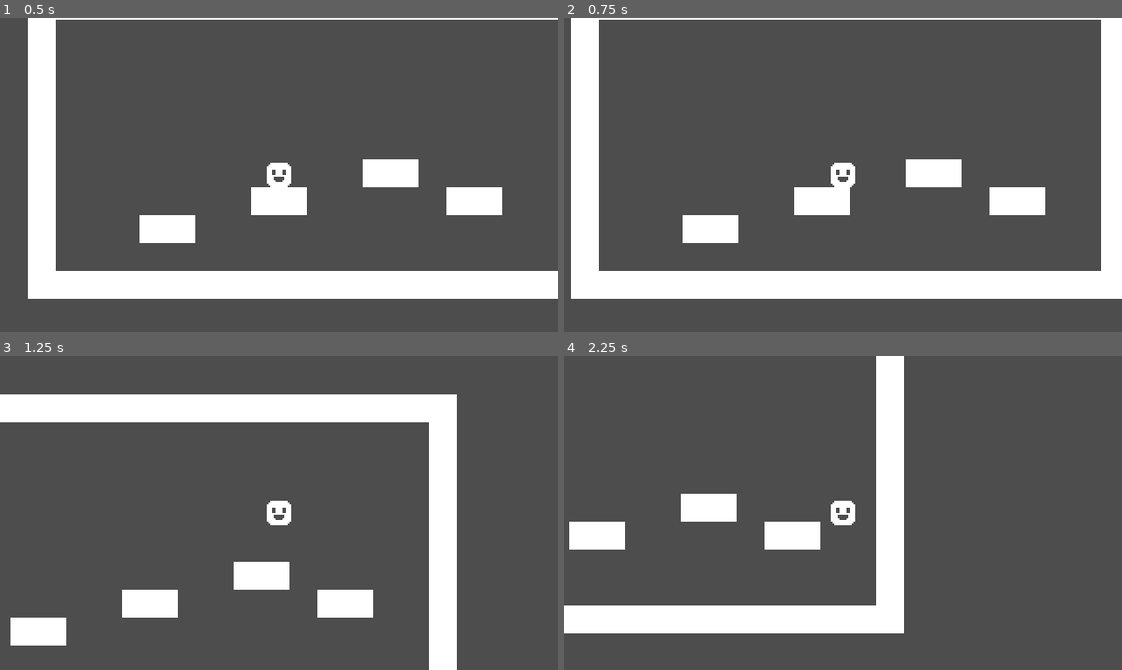
Above: before the commit, frames 1-4 (two rows, left to right).
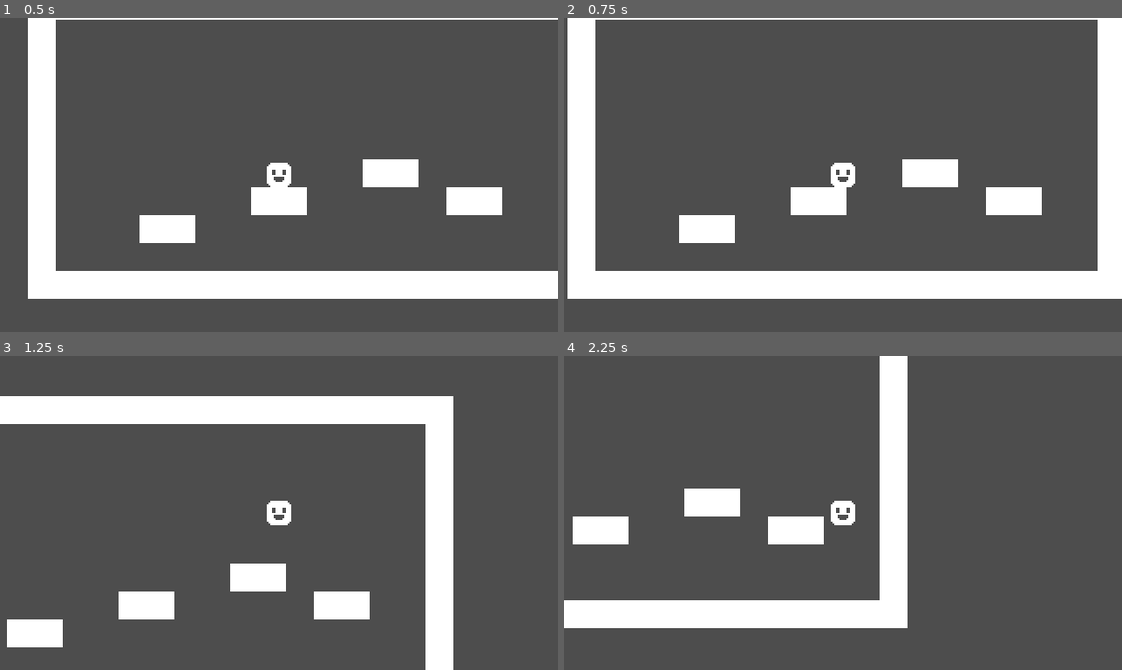
Above: after the commit, the same moments.

Repository: Michael-Sy/shadow-clone-puzzler
Game: Godot game, scene res://scenes/game.tscn
The game is run twice, just before and just after one commit, with the same random seed, the same clock (stepped at 60 frames per second) and the same inputs.
Inputs:
- Up to frame 1 (0.5 s): no input
- Up to frame 2 (0.75 s): hold D (right) from 0.53 s (still down); hold Left (clear_recording) from 0.53 s (still down)
- Up to frame 3 (1.25 s): keep holding D (right); keep holding Left (clear_recording); tap Space (jump) at 0.77, 0.8, 1.07 s
- Up to frame 4 (2.25 s): release Left (clear_recording) at 1.28 s; tap Space (jump) at 1.35, 1.52, 1.82 s; tap Left (clear_recording) at 1.55 s; release D (right) at 2.03 s; hold A (left) from 2.03 s (still down); hold Left (clear_recording) from 2.03 s (still down)

Frame 1 is identical in both runs. In frame 2, 2.0% of the frame differs, in the area x 0-97%, y 0-90%; in frame 3, 2.8%; in frame 4, 4.2%, in the area x 0-62%, y 0-89%.

Commit message:
Add command pattern

Diff:
--- a/scenes/player.tscn
+++ b/scenes/player.tscn
@@ -12,7 +12,7 @@
 size = Vector2(14, 14)
 
 [node name="Player" type="CharacterBody2D" unique_id=1845282722]
-collision_mask = 3
+collision_layer = 0
 script = ExtResource("1_g2els")
 
 [node name="CharacterController" type="Node" parent="." unique_id=669422861]
@@ -23,4 +23,3 @@
 
 [node name="CollisionShape2D" type="CollisionShape2D" parent="." unique_id=309220355]
 shape = SubResource("RectangleShape2D_84upj")
-one_way_collision = true
--- a/src/character/character.gd
+++ b/src/character/character.gd
@@ -3,7 +3,6 @@
 
 
 const SPEED = 125.0
-const JUMP_VELOCITY = -250.0
 
 @export_category("Jump Settings")
 @export var jump_height: float = 40.0
@@ -16,10 +15,8 @@
 @export var max_ground_deacceleration: float = 600.0
 @export var max_ground_turn_speed: float = 800.0
 
-@onready var player_controller: CharacterController = $CharacterController
+@onready var controller: CharacterController = $CharacterController
 @onready var collision_shape_2d: CollisionShape2D = $CollisionShape2D
-
-var is_frozen: bool = false
 
 var _jump_gravity: float = 0.0
 var _jump_velocity: float = 0.0
@@ -33,22 +30,13 @@
 var _jump_buffer: float = 0.2
 var _jump_buffer_counter: float = 0.0
 
-var _max_speed_change: float = 0.0
-
-var _current_input: CharacterInputData = CharacterInputData.new()
-
 
 func _ready() -> void:
 	_jump_gravity = (2.0 * jump_height) / pow(time_to_jump_apex, 2)
 	_jump_velocity = -(2.0 * jump_height) / time_to_jump_apex
 
 
-func _physics_process(delta: float) -> void:
-	if is_frozen:
-		return
-
-	var input := _current_input
-
+func tick(input: CharacterInputData, delta: float) -> void:
 	if input.jump_pressed:
 		_desired_jump = true
 		_pressing_jump = true
@@ -92,35 +80,30 @@
 
 	var direction := input.move_direction
 	var desired_velocity: float = direction * SPEED
+	var max_speed_change: float = 0.0
 
 	if direction:
 		if sign(direction) != sign(velocity.x):
-			_max_speed_change = turn_speed * delta
+			max_speed_change = turn_speed * delta
 		else:
-			_max_speed_change = acceleration * delta
+			max_speed_change = acceleration * delta
 	else:
-		_max_speed_change = deacceleration * delta
+		max_speed_change = deacceleration * delta
 
 	velocity.x = move_toward(
 		velocity.x,
 		desired_velocity,
-		_max_speed_change
+		max_speed_change
 	)
 
 	move_and_slide()
 
 
-func set_input(input: CharacterInputData) -> void:
-	_current_input = input
-
-
-func freeze() -> void:
-	is_frozen = true
-	velocity = Vector2.ZERO
-
-
-func unfreeze() -> void:
-	is_frozen = false
+func reset_state() -> void:
+	_desired_jump = false
+	_pressing_jump = false
+	_coyote_time_counter = 0.0
+	_jump_buffer_counter = 0.0
 
 
 func enable_collision() -> void:
--- a/src/character/character_controller.gd
+++ b/src/character/character_controller.gd
@@ -3,8 +3,7 @@
 
 
 signal action_performed
-signal spawn_event_reached(player: Character)
-signal replay_finished(player: Character)
+signal replay_finished(character: Character)
 
 var is_active: bool = true
 var is_recording: bool = false
@@ -12,42 +11,37 @@
 var input_provider: CharacterInputProvider
 var recording_manager: RecordingManager
 var recording_start_position: Vector2
+var recording_start_velocity: Vector2
 
 
 func _ready() -> void:
-	player = get_parent()
-
+	player = get_parent() as Character
 	input_provider = HumanInput.new()
 	recording_manager = RecordingManager.new()
 
-	player.set_input(input_provider.get_input())
 
-
-func _physics_process(_delta: float) -> void:
+func _physics_process(delta: float) -> void:
 	if not is_active:
 		return
 
-	var input: CharacterInputData = input_provider.get_input()
+	for command in input_provider.get_ready_commands():
+		command.execute(self)
 
-	if input_provider is ReplayInput:
-		if input_provider.has_spawn_event():
-			spawn_event_reached.emit(player)
-
-		if input_provider.is_finished():
-			replay_finished.emit(player)
-
-	player.set_input(input)
-
-	if not is_recording:
-		if input.move_direction != 0.0 or input.jump_pressed or player.velocity.y != 0.0:
-			action_performed.emit()
+	var input := input_provider.get_input()
+	player.tick(input, delta)
 
 	if is_recording:
 		recording_manager.record_input(input)
+	elif input.move_direction != 0.0 or input.jump_pressed or player.velocity.y != 0.0:
+		action_performed.emit()
+
+	if input_provider.is_finished():
+		replay_finished.emit(player)
 
 
 func start_recording() -> void:
 	recording_start_position = player.global_position
+	recording_start_velocity = player.velocity
 	input_provider = HumanInput.new()
 	recording_manager.start_recording()
 	is_recording = true
@@ -56,10 +50,6 @@
 func stop_recording() -> void:
 	recording_manager.stop_recording()
 	is_recording = false
-
-
-func play_recording() -> void:
-	input_provider = ReplayInput.new(recording_manager.get_recording())
 
 
 func clear_recording() -> void:
@@ -86,3 +76,13 @@
 func set_replay(recording: Recording) -> void:
 	input_provider = ReplayInput.new(recording)
 	is_recording = false
+
+
+func begin_replay(start_position: Vector2, start_velocity: Vector2) -> void:
+	player.global_position = start_position
+	player.velocity = start_velocity
+	player.reset_state()
+	player.enable_collision()
+	player.visible = true
+	set_replay(get_recording())
+	activate()
--- a/src/replay_system/character_input_data.gd
+++ b/src/character/character_input_data.gd
@@ -11,7 +11,7 @@
 	var copy: CharacterInputData = CharacterInputData.new()
 
 	copy.move_direction = move_direction
-	copy.jump_pressed = jump_held
+	copy.jump_pressed = jump_pressed
 	copy.jump_held = jump_held
 
 	return copy
--- a/src/replay_system/character_input_provider.gd
+++ b/src/character/character_input_provider.gd
@@ -5,3 +5,11 @@
 
 @abstract
 func get_input() -> CharacterInputData
+
+
+func get_ready_commands() -> Array[Command]:
+	return []
+
+
+func is_finished() -> bool:
+	return false
--- /dev/null
+++ b/src/character/replay_input.gd
@@ -0,0 +1,39 @@
+class_name ReplayInput
+extends CharacterInputProvider
+
+
+var recording: Recording
+var current_index: int = 0
+var current_command_index: int = 0
+
+
+func _init(recording_to_play: Recording) -> void:
+	recording = recording_to_play
+
+
+func get_input() -> CharacterInputData:
+	if current_index >= recording.get_length():
+		return CharacterInputData.new()
+
+	var input := recording.get_input(current_index)
+	current_index += 1
+	return input
+
+
+func get_ready_commands() -> Array[Command]:
+	var ready: Array[Command] = []
+	while current_command_index < recording.commands.size() \
+			and recording.get_command(current_command_index).frame <= current_index:
+		ready.append(recording.get_command(current_command_index))
+		current_command_index += 1
+	return ready
+
+
+func is_finished() -> bool:
+	return current_index >= recording.get_length() \
+		and current_command_index >= recording.commands.size()
+
+
+func reset() -> void:
+	current_index = 0
+	current_command_index = 0
--- /dev/null
+++ b/src/command/command.gd
@@ -0,0 +1,10 @@
+@abstract
+class_name Command
+extends RefCounted
+
+
+var frame: int = 0
+
+
+@abstract
+func execute(controller: CharacterController) -> void
--- /dev/null
+++ b/src/command/spawn_clone_command.gd
@@ -0,0 +1,13 @@
+class_name SpawnCloneCommand
+extends Command
+
+
+var position: Vector2
+var velocity: Vector2
+var clone: Character
+
+
+func execute(_controller: CharacterController) -> void:
+	if not is_instance_valid(clone):
+		return
+	clone.controller.begin_replay(position, velocity)
--- a/src/level_manager.gd
+++ b/src/level_manager.gd
@@ -9,19 +9,18 @@
 var stored_clones: Array[Character] = []
 var clone_parents: Dictionary[Character, Character] = {}
 var clone_children: Dictionary[Character, Array] = {}
-var next_child_index: Dictionary = {}
 var clone_waiting_for_replay: bool = false
-var player_controller: CharacterController
 var has_replayed: bool = false
 
 @onready var player: Character = $"../Player"
 
 
 func _ready() -> void:
-	await player.ready
-	player_controller = player.player_controller
+	if not player.is_node_ready():
+		await player.ready
+
+	var player_controller: CharacterController = player.controller
 	player_controller.action_performed.connect(_on_player_action)
-	player_controller.spawn_event_reached.connect(_on_spawn_event_reached)
 	player_controller.replay_finished.connect(_on_replay_finished)
 	controlled_character = player
 
@@ -44,16 +43,18 @@
 	if controlled_character == player and has_replayed:
 		clean_previous_replays()
 
-	controlled_character.player_controller.recording_manager.record_spawn_event()
-
 	var new_clone: Character = clone_scene.instantiate()
 	add_child(new_clone)
-
 	new_clone.global_position = controlled_character.global_position
 	new_clone.velocity = controlled_character.velocity
 
-	var clone_controller: CharacterController = new_clone.player_controller
-	clone_controller.spawn_event_reached.connect(_on_spawn_event_reached)
+	var spawn_command := SpawnCloneCommand.new()
+	spawn_command.position = controlled_character.global_position
+	spawn_command.velocity = controlled_character.velocity
+	spawn_command.clone = new_clone
+	controlled_character.controller.recording_manager.record_command(spawn_command)
+
+	var clone_controller: CharacterController = new_clone.controller
 	clone_controller.replay_finished.connect(_on_replay_finished)
 	clone_controller.start_recording()
 
@@ -63,9 +64,7 @@
 
 	clone_children[controlled_character].append(new_clone)
 
-	controlled_character.player_controller.deactivate()
-	controlled_character.set_input(CharacterInputData.new())
-	controlled_character.freeze()
+	controlled_character.controller.deactivate()
 
 	controlled_clone = new_clone
 	controlled_character = new_clone
@@ -76,60 +75,66 @@
 	if controlled_clone == null:
 		return
 
-	var clone_controller: CharacterController = controlled_clone.player_controller
+	var clone_controller: CharacterController = controlled_clone.controller
 	var previous_character: Character = clone_parents[controlled_clone]
 
 	clone_controller.stop_recording()
 	clone_controller.deactivate()
 
 	controlled_clone.visible = false
+	controlled_clone.disable_collision()
 	stored_clones.append(controlled_clone)
 
 	controlled_clone = previous_character if previous_character != player else null
 
 	previous_character.visible = true
-	previous_character.unfreeze()
-	previous_character.player_controller.activate()
+	previous_character.controller.activate()
 
 	controlled_character = previous_character
 
 	if previous_character == player:
-		previous_character.player_controller.set_human_control()
+		previous_character.controller.set_human_control()
 
 	clone_waiting_for_replay = previous_character == player
 
 
 func replay_stored_clone() -> void:
-	next_child_index.clear()
 	has_replayed = true
 
 	for clone in stored_clones:
-		var clone_controller: CharacterController = clone.player_controller
-
 		if clone_parents[clone] != player:
 			continue
 
-		clone.global_position = clone_controller.recording_start_position
-		clone.velocity = Vector2.ZERO
-		clone.enable_collision()
-		clone.visible = true
-
-		clone_controller.set_replay(clone_controller.get_recording())
-		clone_controller.activate()
+		var clone_controller: CharacterController = clone.controller
+		clone_controller.begin_replay(
+			clone_controller.recording_start_position,
+			clone_controller.recording_start_velocity
+		)
 
 
 func reset_controlled_clone() -> void:
 	if controlled_clone == null:
 		return
 
-	var clone_controller: CharacterController = controlled_clone.player_controller
-
-	clone_children.erase(controlled_clone)
+	var clone_controller: CharacterController = controlled_clone.controller
+	_free_descendants(controlled_clone)
 
 	controlled_clone.global_position = clone_controller.recording_start_position
-	controlled_clone.velocity = Vector2.ZERO
+	controlled_clone.velocity = clone_controller.recording_start_velocity
+	controlled_clone.reset_state()
 
 	clone_controller.start_recording()
+
+
+func _free_descendants(character: Character) -> void:
+	if not clone_children.has(character):
+		return
+	for child: Character in clone_children[character]:
+		_free_descendants(child)
+		stored_clones.erase(child)
+		clone_parents.erase(child)
+		child.queue_free()
+	clone_children.erase(character)
 
 
 func clean_previous_replays() -> void:
@@ -139,7 +144,6 @@
 	stored_clones.clear()
 	clone_parents.clear()
 	clone_children.clear()
-	next_child_index.clear()
 	has_replayed = false
 
 
@@ -151,34 +155,7 @@
 	clone_waiting_for_replay = false
 
 
-func _on_spawn_event_reached(character: Character) -> void:
-	if not clone_children.has(character):
-		return
-
-	if not next_child_index.has(character):
-		next_child_index[character] = 0
-
-	var index: int = next_child_index[character]
-	var children: Array = clone_children[character]
-
-	if index >= children.size():
-		return
-
-	var clone: Character = children[index]
-	next_child_index[character] += 1
-
-	var clone_controller: CharacterController = clone.player_controller
-
-	clone.global_position = character.global_position
-	clone.velocity = Vector2.ZERO
-	clone.enable_collision()
-	clone.visible = true
-
-	clone_controller.set_replay(clone_controller.get_recording())
-	clone_controller.activate()
-
-
 func _on_replay_finished(character: Character) -> void:
-	character.player_controller.deactivate()
+	character.controller.deactivate()
 	character.disable_collision()
 	character.visible = false
--- a/src/replay_system/recording.gd
+++ b/src/replay_system/recording.gd
@@ -3,25 +3,29 @@
 
 
 var inputs: Array[CharacterInputData] = []
-var spawn_events: Array[int] =[]
+var commands: Array[Command] =[]
 
 
 func add_input(input: CharacterInputData) -> void:
 	inputs.append(input.duplicate())
 
 
-func add_spawn_event() -> void:
-	spawn_events.append(inputs.size())
+func add_command(command: Command) -> void:
+	commands.append(command)
 
 
 func clear() -> void:
 	inputs.clear()
-	spawn_events.clear()
+	commands.clear()
 
 
 func get_input(index: int) -> CharacterInputData:
 	return inputs[index]
 
 
+func get_command(index: int) -> Command:
+	return commands[index]
+
+
 func get_length() -> int:
 	return inputs.size()
--- a/src/replay_system/recording_manager.gd
+++ b/src/replay_system/recording_manager.gd
@@ -20,17 +20,17 @@
 
 
 func record_input(input: CharacterInputData) -> void:
-	if not recording:
+	if not is_recording:
 		return
-
 	recording.add_input(input)
 
 
-func record_spawn_event() -> void:
+func record_command(command: Command) -> void:
 	if not is_recording:
 		return
 
-	recording.add_spawn_event()
+	command.frame = recording.get_length()
+	recording.add_command(command)
 
 
 func get_recording() -> Recording:
--- a/src/replay_system/replay_input.gd
+++ /dev/null
@@ -1,34 +0,0 @@
-class_name ReplayInput
-extends CharacterInputProvider
-
-
-var recording: Recording
-var current_index: int = 0
-var spawn_events: Array[int] = []
-
-
-func _init(recording_in_play: Recording) -> void:
-	recording = recording_in_play
-	spawn_events = recording.spawn_events
-
-
-func get_input() -> CharacterInputData:
-	if current_index >= recording.get_length():
-		return CharacterInputData.new()
-
-	var input: CharacterInputData = recording.get_input(current_index)
-	current_index += 1
-
-	return input
-
-
-func has_spawn_event() -> bool:
-	return current_index in spawn_events
-
-
-func is_finished() -> bool:
-	return current_index >= recording.get_length()
-
-
-func reset() -> void:
-	current_index = 0
Renamed: src/replay_system/character_input_data.gd.uid -> src/character/character_input_data.gd.uid
Renamed: src/replay_system/character_input_provider.gd.uid -> src/character/character_input_provider.gd.uid
Renamed: src/replay_system/human_input.gd -> src/character/human_input.gd
Renamed: src/replay_system/human_input.gd.uid -> src/character/human_input.gd.uid
Renamed: src/replay_system/replay_input.gd.uid -> src/character/replay_input.gd.uid
Not shown, added: src/command/command.gd.uid
Not shown, added: src/command/spawn_clone_command.gd.uid
